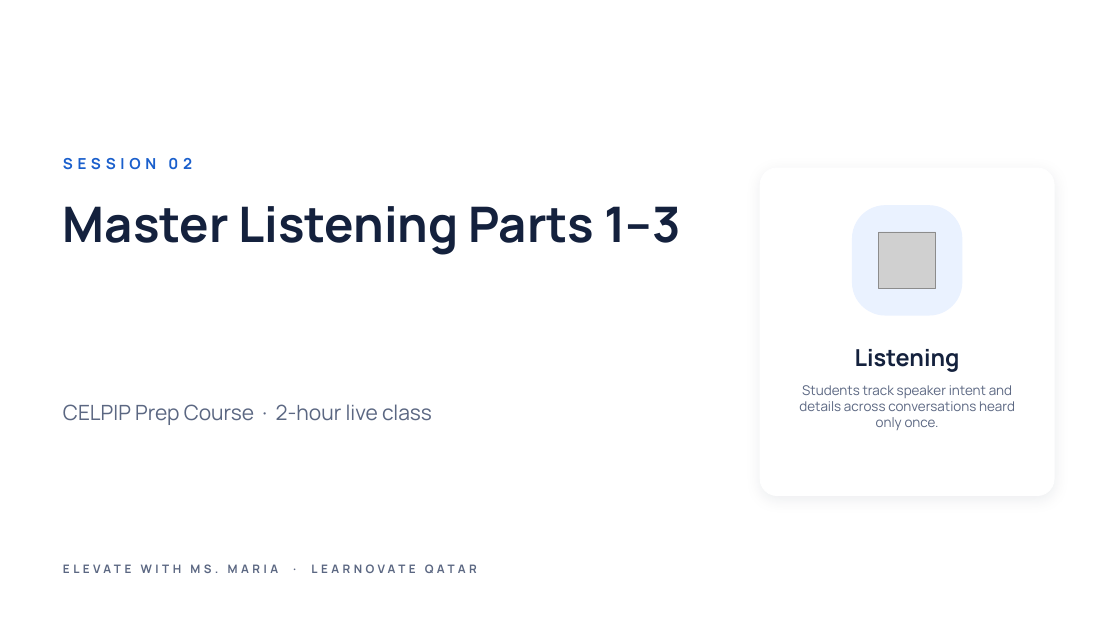
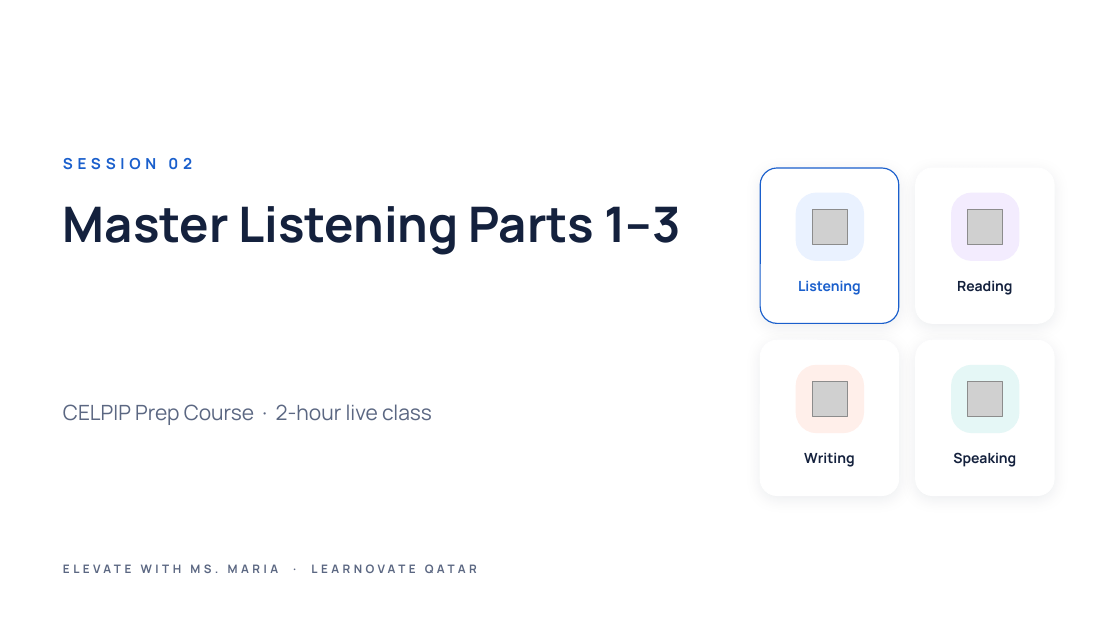
Before and after one commit to learnovateqa/The_English_Academy_CELPIP, a slide deck: slide 1 of decks/session-02.pptx. Drawn at 1120x630 pixels with LibreOffice and Linux fonts; fonts in the diff are those of the drawing; grey boxes stand for pictures; background and template pictures are left out. Boxes give left, top, right and bottom in pixels: in the first picture for what was removed or moved away, otherwise in the second. Text is boxed around its words. In the diff, an @@ line names an element or a change of style, - is before the commit and + after.

```diff
--- a/decks/session-02.pptx
+++ b/decks/session-02.pptx
@@ rounded rectangle: place and size @@
-rounded rectangle at <box>760,168,1054,496</box>
+rounded rectangle at <box>760,168,899,323</box>
@@ rounded rectangle at <box>760,168,899,323</box>: outline #FFFFFF 0.75 pt to #1A5FCC 1 pt; proportions changed @@
@@ rounded rectangle added at <box>916,168,1054,323</box>, fill #FFFFFF, outline #FFFFFF 0.75 pt @@
@@ rounded rectangle: place and size @@
-rounded rectangle at <box>853,206,962,315</box>
+rounded rectangle at <box>797,193,864,260</box>
@@ picture: place and size @@
-picture at <box>879,232,936,289</box>
+picture at <box>812,209,848,245</box>
@@ rounded rectangle added at <box>952,193,1019,260</box>, fill #F3ECFE, outline #F3ECFE 1 pt @@
@@ picture added at <box>968,209,1003,245</box> @@
@@ text "Listening": place and size @@
-text "Listening" at <box>855,349,960,372</box>
+text "Listening" at <box>798,280,861,295</box>
@@ text "Listening" at <box>798,280,861,295</box>: size 20 to 12 pt, text colour #14213D to #1A5FCC @@
@@ text added at <box>957,280,1012,295</box>, 12 pt, text #14213D, bold @@
+Reading
@@ rounded rectangle added at <box>760,340,899,496</box>, fill #FFFFFF, outline #FFFFFF 0.75 pt @@
@@ rounded rectangle added at <box>916,340,1054,496</box>, fill #FFFFFF, outline #FFFFFF 0.75 pt @@
@@ rounded rectangle added at <box>797,365,864,433</box>, fill #FFEFEA, outline #FFEFEA 1 pt @@
@@ text removed at <box>799,385,1015,430</box> @@
-Students track speaker intent and details across conversations heard only once.
@@ picture added at <box>812,381,848,417</box> @@
@@ rounded rectangle added at <box>952,365,1019,433</box>, fill #E5F7F6, outline #E5F7F6 1 pt @@
@@ picture added at <box>968,381,1003,417</box> @@
@@ text added at <box>804,452,854,467</box>, 12 pt, text #14213D, bold @@
+Writing
@@ text added at <box>953,452,1016,467</box>, 12 pt, text #14213D, bold @@
+Speaking
```
Also in this commit, not shown: 12 other slides changed, 2 other files.
